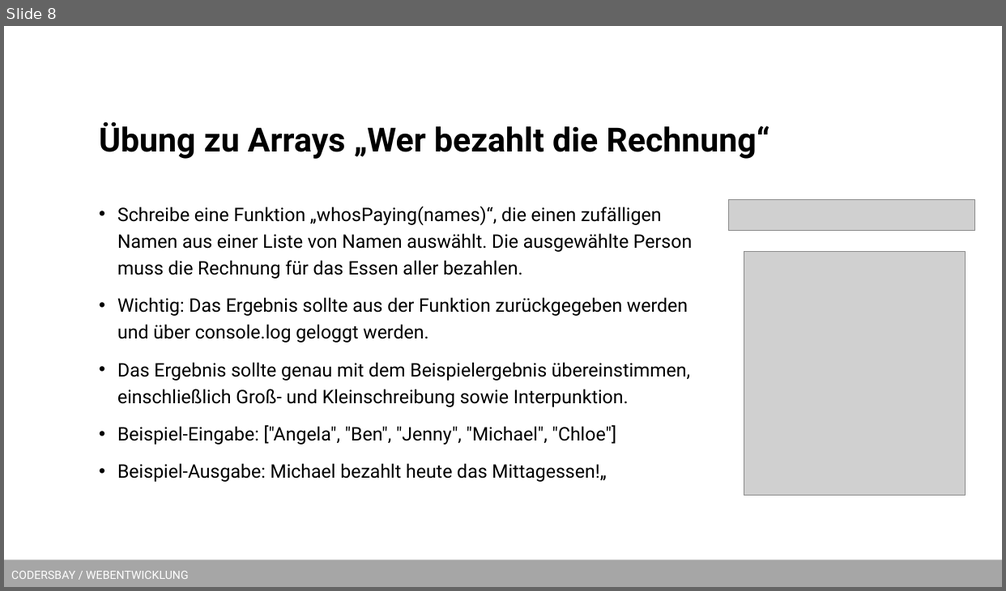
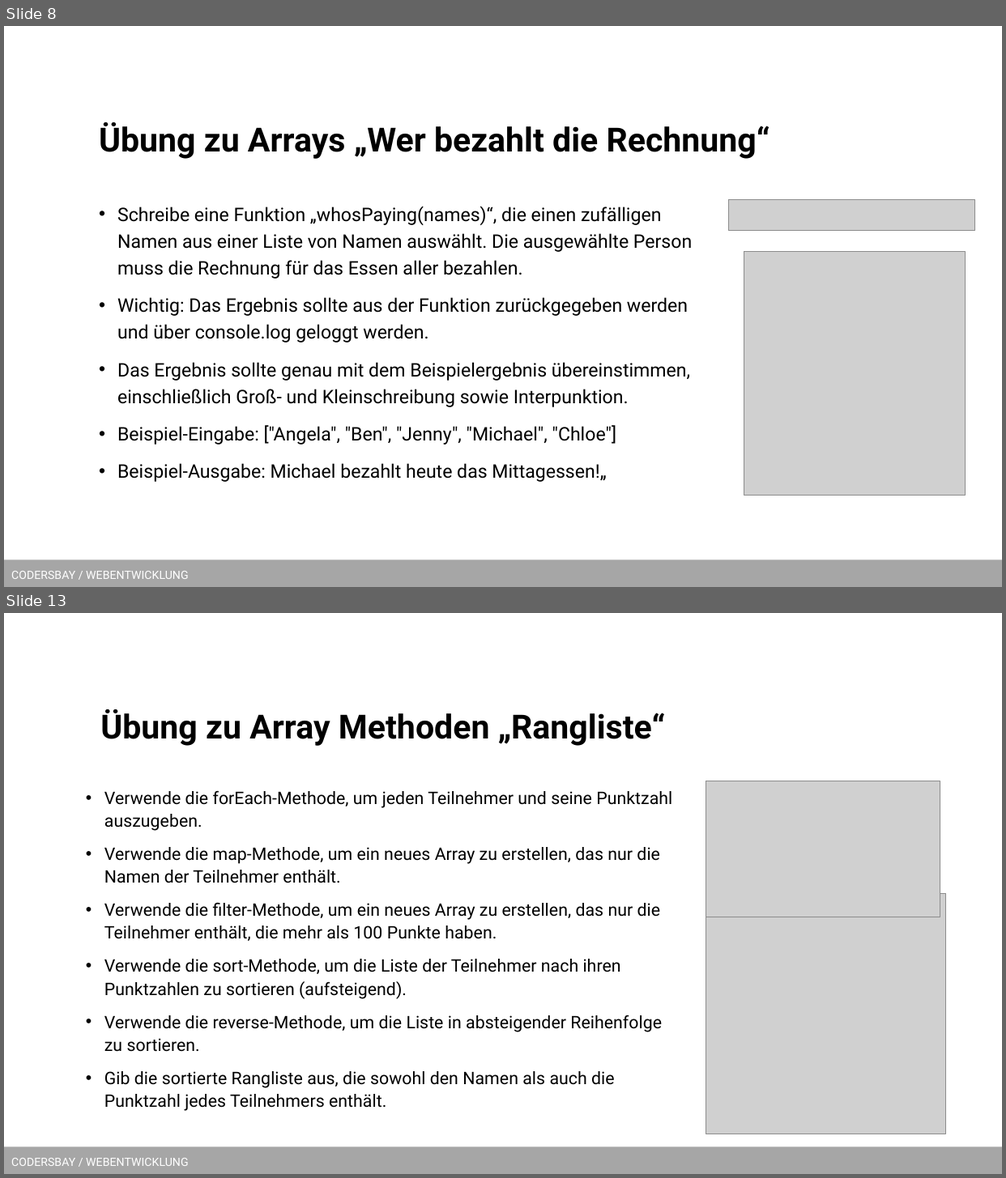
Before and after one commit to kodo89/Webentwicklung_23_24, a slide deck: 7. Javascript/Slides/JS Arrays und Objekte.pptx. Shown one above the other, each under a label of ours: slide 8 before the commit, slides 8 and 13 after it; the slides between them are not shown. The pictures are 1006x591 and 1006x1178 pixels, drawn with LibreOffice and Linux fonts; fonts in the diff are those of the drawing; grey boxes stand for pictures; background and template pictures are left out. Boxes give left, top, right and bottom in pixels: in the first picture for what was removed or moved away, otherwise in the second. Text is boxed around its words. In the diff, an @@ line names an element or a change of style, - is before the commit and + after.

```diff
--- a/7. Javascript/Slides/JS Arrays und Objekte.pptx
+++ b/7. Javascript/Slides/JS Arrays und Objekte.pptx
@@ slide 13 added at bbox=[4, 613, 1002, 1174], background #FFFFFF; not listed: 1 template element that a slide beside it also shows @@
@@ title added at bbox=[100, 709, 666, 746], 32 pt, text #000000, bold @@
+Übung zu Array Methoden „Rangliste“
@@ picture added at bbox=[705, 781, 940, 917] @@
@@ text added at bbox=[104, 790, 672, 1111], 16.6 pt, text #000000 @@
+• Verwende die forEach-Methode, um jeden Teilnehmer und seine Punktzahl auszugeben.
+• Verwende die map-Methode, um ein neues Array zu erstellen, das nur die Namen der Teilnehmer enthält.
+• Verwende die filter-Methode, um ein neues Array zu erstellen, das nur die Teilnehmer enthält, die mehr als 100 Punkte haben.
+• Verwende die sort-Methode, um die Liste der Teilnehmer nach ihren Punktzahlen zu sortieren (aufsteigend).
+• Verwende die reverse-Methode, um die Liste in absteigender Reihenfolge zu sortieren.
+• Gib die sortierte Rangliste aus, die sowohl den Namen als auch die Punktzahl jedes Teilnehmers enthält.
@@ picture added at bbox=[705, 894, 946, 1134] @@
```
Also in this commit, not shown: 2 slides changed, 4 other slides added, 26 other files.
